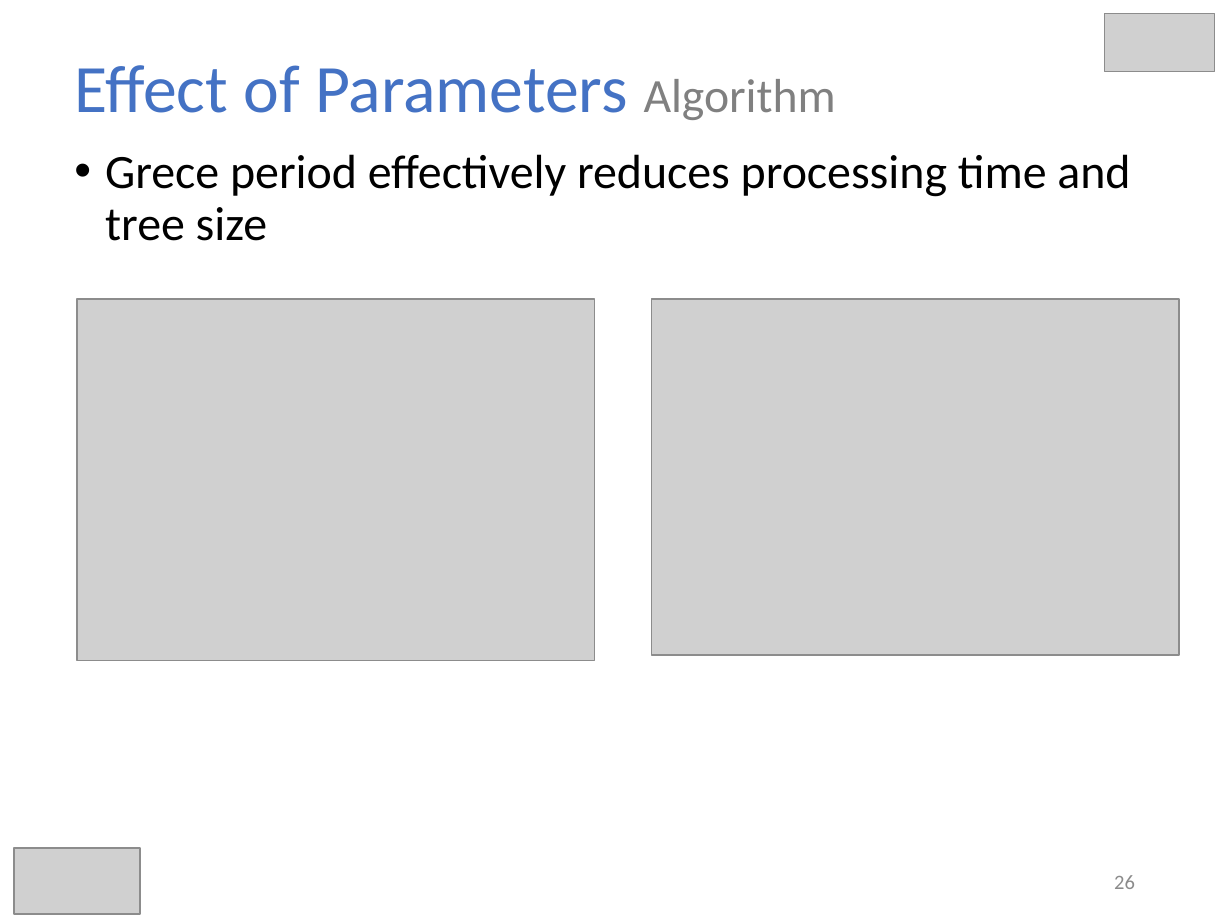
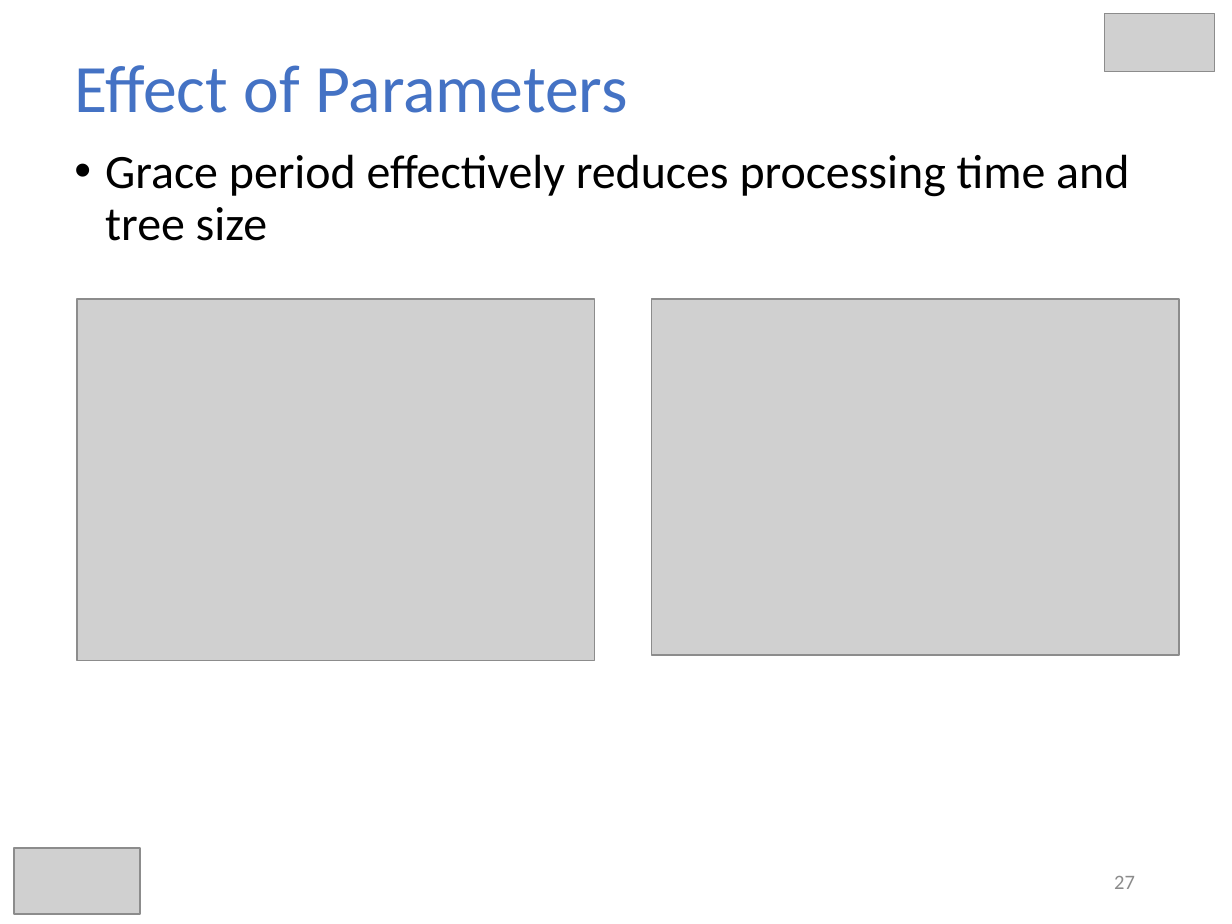
Before and after one commit to hmsgit/minestream, a slide deck: slide 27 of presentation/thesis.pptx (slide 26 before the commit). Drawn at 1232x924 pixels with LibreOffice and Linux fonts; fonts in the diff are those of the drawing; grey boxes stand for pictures. Boxes give left, top, right and bottom in pixels: in the first picture for what was removed or moved away, otherwise in the second. Text is boxed around its words. In the diff, an @@ line names an element or a change of style, - is before the commit and + after.

```diff
--- a/presentation/thesis.pptx
+++ b/presentation/thesis.pptx
@@ title at [74,65,628,113]: text changed @@
-Effect of Parameters Algorithm
+Effect of Parameters
@@ text at [105,154,1129,241]: text changed @@
-• Grece period effectively reduces processing time and tree size
+• Grace period effectively reduces processing time and tree size
@@ page number at [1114,876,1135,889]: text changed @@
-26
+27
```
Also in this commit, not shown: 18 other slides changed, 2 slides added.
